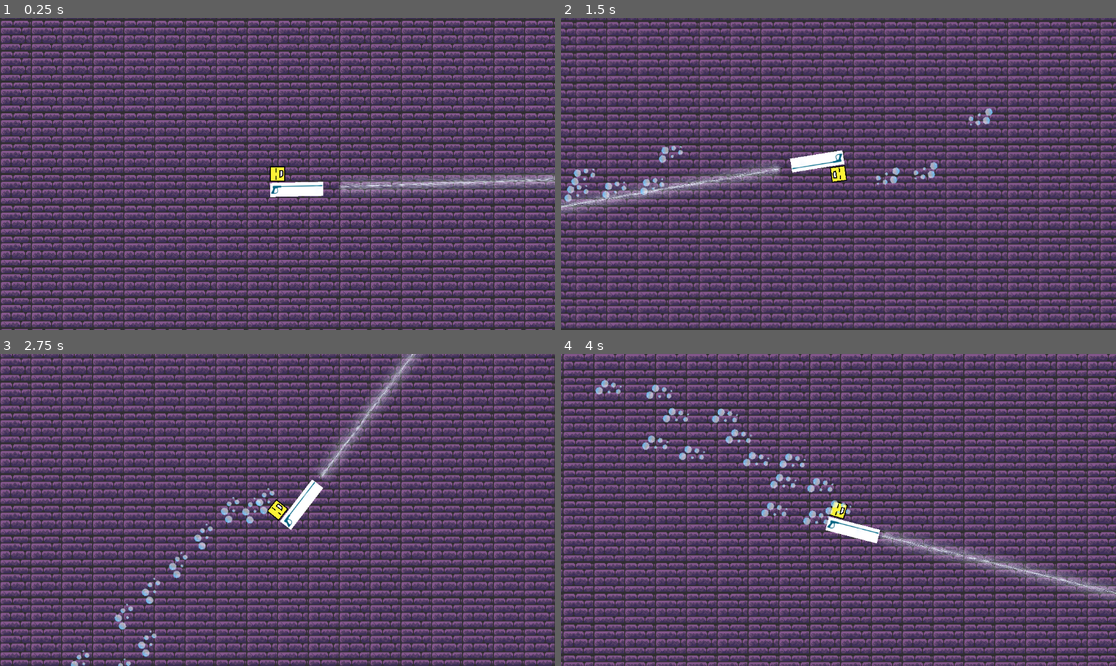
Above: before the commit, frames 1-4 (two rows, left to right).
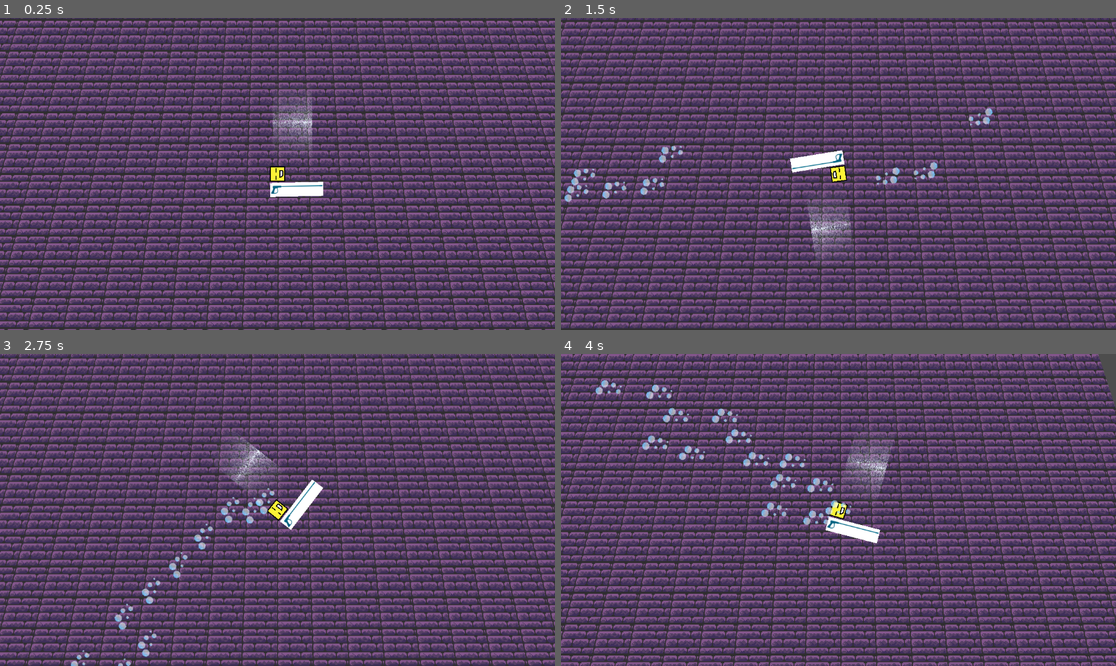
Above: after the commit, the same moments.

Repository: klynicol/crimson_year
Game: Godot game, scene res://scenes/game.tscn
The game is run twice, just before and just after one commit, with the same random seed, the same clock (stepped at 60 frames per second) and the same inputs.
Inputs (mouse positions are in pixels of both pictures, inside the frame that each line leads up to):
- Up to frame 1 (0.25 s): no input
- Up to frame 2 (1.5 s): move the mouse to (960, 158) at 0.52 s; press the mouse at (960, 158) at 0.53 s; hold D (right) 0.53-1.28 s; move the mouse to (727, 189) at 1.27 s; release the mouse at (727, 189) at 1.28 s; hold S (down) from 1.28 s (still down); click (727, 189) at 1.35 s
- Up to frame 3 (2.75 s): move the mouse to (333, 441) at 2.02 s; release S (down) at 2.03 s; press the mouse at (333, 441) at 2.03 s; hold D (right) from 2.03 s (still down)
- Up to frame 4 (4 s): move the mouse to (810, 572) at 2.77 s; release D (right) at 2.78 s; release the mouse at (810, 572) at 2.78 s; hold W (up) 2.78-3.53 s; click (810, 572) at 2.85 s; move the mouse to (1005, 556) at 3.52 s; press the mouse at (1005, 556) at 3.53 s; hold A (left) from 3.53 s (still down)

The runs differ from the first frame. In frame 1, 27% of the frame differs, in the area x 0-100%, y 0-100%; in frame 2, 25%; in frame 3, 26%; in frame 4, 27%.

Commit message:
perspective tilemap shader

Diff:
--- a/scenes/game.tscn
+++ b/scenes/game.tscn
@@ -1,10 +1,17 @@
 [gd_scene format=4 uid="uid://biwlckbvsdmje"]
 
+[ext_resource type="Shader" uid="uid://bvv6n433pher0" path="res://shaders/tilemap_shader.gdshader" id="1_p57ef"]
 [ext_resource type="PackedScene" uid="uid://c87xm1xgj8tv" path="res://scenes/character.tscn" id="1_uwrxv"]
 [ext_resource type="Texture2D" uid="uid://cov1ip0te8esb" path="res://assets/tile_sets/placeholder_ground.png" id="2_yqjtg"]
 [ext_resource type="Script" uid="uid://bqw0dxjxejv0g" path="res://scripts/projectile_emiter.gd" id="3_lnu2h"]
-[ext_resource type="Shader" uid="uid://dee4j3mo62n6d" path="res://scripts/water_spray.gdshader" id="4_lbhrr"]
+[ext_resource type="Shader" uid="uid://dee4j3mo62n6d" path="res://shaders/water_spray.gdshader" id="4_lbhrr"]
 [ext_resource type="Texture2D" uid="uid://ckr8oewaoha83" path="res://assets/sprites/water_projectile.png" id="5_iywne"]
+
+[sub_resource type="ShaderMaterial" id="ShaderMaterial_u5sy4"]
+shader = ExtResource("1_p57ef")
+shader_parameter/perspective_strength = 0.0005
+shader_parameter/center_x = -1.255
+shader_parameter/horizon_y = -2000.0
 
 [sub_resource type="TileSetAtlasSource" id="TileSetAtlasSource_lnu2h"]
 texture = ExtResource("2_yqjtg")
@@ -70,34 +77,42 @@
 tile_size = Vector2i(64, 64)
 sources/1 = SubResource("TileSetAtlasSource_lnu2h")
 
+[sub_resource type="FastNoiseLite" id="FastNoiseLite_gee14"]
+noise_type = 3
+seed = 9
+frequency = 0.0595
+
 [sub_resource type="NoiseTexture2D" id="NoiseTexture2D_iywne"]
+noise = SubResource("FastNoiseLite_gee14")
 
 [sub_resource type="ShaderMaterial" id="ShaderMaterial_iywne"]
 shader = ExtResource("4_lbhrr")
 shader_parameter/noise_texture = SubResource("NoiseTexture2D_iywne")
-shader_parameter/use_noise_texture = true
-shader_parameter/cone_softness = 0.1
-shader_parameter/cone_center = 0.505
-shader_parameter/density = 5.13
-shader_parameter/mist_scale = 24.775
-shader_parameter/mist_strength = 2.245
-shader_parameter/scroll = Vector2(0.155, 1.515)
-shader_parameter/falloff = 0.0
+shader_parameter/use_noise_texture = false
+shader_parameter/cone_softness = 0.17
+shader_parameter/cone_center = 0.5
+shader_parameter/density = 4.49
+shader_parameter/mist_scale = 21.64
+shader_parameter/mist_strength = 1.23
+shader_parameter/falloff = 0.585
+shader_parameter/scroll_speed = 1.385
+shader_parameter/scroll_direction = Vector2(1, 0)
 
 [node name="Game" type="Node2D" unique_id=818516590]
 
 [node name="Ground" type="TileMapLayer" parent="." unique_id=1137412811]
+material = SubResource("ShaderMaterial_u5sy4")
 tile_map_data = PackedByteArray("AAAAAAAAAQAAAAIAAAABAAAAAQAAAAIAAAACAAAAAQAAAAIAAAADAAAAAQAAAAIAAAAEAAAAAQAAAAIAAAAEAA …(75120 unchanged characters)…
 tile_set = SubResource("TileSet_lbhrr")
 
 [node name="Character" parent="." unique_id=2051868365 instance=ExtResource("1_uwrxv")]
 
-[node name="ProjectileEmiter" type="Node2D" parent="Character" unique_id=1581484971]
+[node name="WaterSprayEmiter" type="Node2D" parent="Character" unique_id=1581484971]
 script = ExtResource("3_lnu2h")
 
 [node name="WaterSpray" type="Sprite2D" parent="Character" unique_id=2030039754]
 material = SubResource("ShaderMaterial_iywne")
-position = Vector2(-15.000061, 471.00006)
-rotation = 1.5376351
-scale = Vector2(13.328125, 0.8593752)
+position = Vector2(107.00001, 31)
+rotation = -1.5777776
+scale = Vector2(1.2872523, 2.6188414)
 texture = ExtResource("5_iywne")
--- /dev/null
+++ b/scenes/water_spray.tscn
@@ -0,0 +1,5 @@
+[gd_scene format=3 uid="uid://ddwinr810nh1v"]
+
+[node name="WaterSpray" type="CharacterBody2D" unique_id=1484708051]
+
+[node name="Sprite2D" type="Sprite2D" parent="." unique_id=1528228043]
--- a/scripts/character_controller.gd
+++ b/scripts/character_controller.gd
@@ -1,6 +1,8 @@
 extends CharacterBody2D
 
 @export var max_speed := 400.0
+
+@onready var ground: TileMapLayer = $"../Ground"
 
 
 func _physics_process(_delta: float) -> void:
@@ -18,6 +20,11 @@
 
 	move_and_slide()
 
+	# Update tilemap perspective to center on character
+	if ground and ground.material:
+		ground.material.set_shader_parameter("center_x", global_position.x)
+		ground.material.set_shader_parameter("horizon_y", global_position.y)
+
 
 func _input(event: InputEvent) -> void:
 	if event.is_action_pressed("quit"):
--- /dev/null
+++ b/shaders/tilemap_shader.gdshader
@@ -0,0 +1,23 @@
+shader_type canvas_item;
+
+uniform float perspective_strength = 0.0005;
+uniform float center_x = 0.0;  // X center point for perspective (world coords)
+uniform float horizon_y = -300.0;  // Y position of the horizon/vanishing point (top of your tilemap)
+
+void vertex() {
+    // Get world position using the model matrix
+    vec4 world_pos = MODEL_MATRIX * vec4(VERTEX, 0.0, 1.0);
+
+    // Calculate distance from horizon (always positive, increases downward)
+    float dist_from_horizon = world_pos.y - horizon_y;
+
+    // Calculate perspective scale based on distance from horizon
+    float scale = 1.0 + (dist_from_horizon * perspective_strength);
+
+    // Scale X position relative to center point
+    float offset_from_center = world_pos.x - center_x;
+    float new_x = center_x + (offset_from_center * scale);
+
+    // Apply the difference back to VERTEX
+    VERTEX.x += (new_x - world_pos.x);
+}
--- a/scripts/water_spray.gdshader
+++ b/shaders/water_spray.gdshader
@@ -10,14 +10,16 @@
 uniform float density = 1.2;           // Overall spray density
 uniform float mist_scale = 80.0;       // Fine droplet/mist grain size (higher = finer)
 uniform float mist_strength = 0.4;     // How visible the mist grain is
-uniform vec2 scroll = vec2(0.0, 2.0);  // Mist movement (simulate turbulence)
 uniform float falloff = 0.3;           // Fade spray toward far end (0 = none, 1 = strong)
+uniform float scroll_speed = 1.0;      // How fast the noise scrolls (0 = still)
+uniform vec2 scroll_direction = vec2(0.0, 1.0); // Direction only (normalized in shader). e.g. (0,1)=up, (1,0)=right
 
 // Procedural noise for mist (used when no texture or layered with texture)
 float hash(vec2 p) {
 	return fract(sin(dot(p, vec2(127.1, 311.7))) * 43758.5453);
 }
 
+// Simple noise
 float noise(vec2 p) {
 	vec2 i = floor(p);
 	vec2 f = fract(p);
@@ -29,6 +31,7 @@
 	return mix(mix(a, b, f.x), mix(c, d, f.x), f.y);
 }
 
+// Fractal Brownian Motion
 float fbm(vec2 p) {
 	float v = 0.0;
 	float a = 0.5;
@@ -53,11 +56,14 @@
 	float distance_falloff = 1.0 - falloff * along;
 	cone *= distance_falloff;
 
-	// Mist / droplet grain (procedural + optional texture)
-	vec2 mist_uv = uv * mist_scale + scroll * TIME;
+	// Mist / droplet grain: scroll offset = direction (normalized) * speed * time (direction only, no texture modulation)
+	vec2 dir = length(scroll_direction) > 0.001 ? normalize(scroll_direction) : vec2(0.0, 1.0);
+	vec2 scroll_offset = dir * scroll_speed * TIME;
+
+	vec2 mist_uv = uv * mist_scale + scroll_offset;
 	float mist = fbm(mist_uv);
 	if (use_noise_texture) {
-		float tex_noise = texture(noise_texture, uv * 8.0 + scroll * 0.5 * TIME).r;
+		float tex_noise = texture(noise_texture, uv * 8.0 + scroll_offset).r;
 		mist = mix(mist, tex_noise, 0.5);
 	}
 	mist = mist * mist_strength + (1.0 - mist_strength);
Not shown, added: shaders/tilemap_shader.gdshader.uid
Renamed: scripts/water_spray.gdshader.uid -> shaders/water_spray.gdshader.uid
